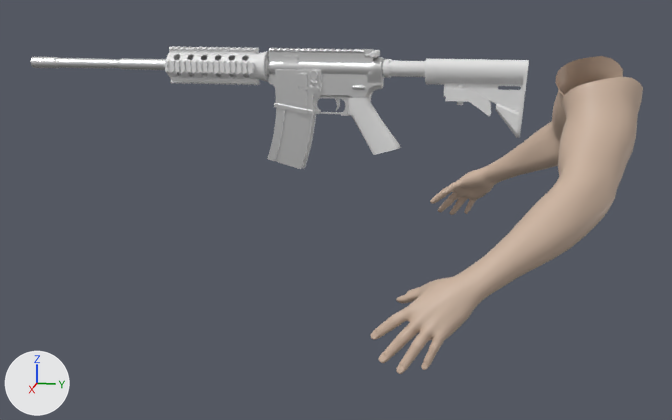
One commit to the FBX model Assets/Models/Weapons/m4ar/anim/m4ar_anims.fbx: the scene before it, then after it.
Before and after are seen from a 50 mm camera at (2.325, -0.056, 0.968) aimed at (0.007, -0.519, 0.389). The axes (+X, +Y, +Z) are drawn at lower left. The lights are the same throughout. Where no turn or scale is listed for an object, it has been applied to the vertices.

The older version as bpy lines, for what is in view:
```python
ob_arms = bpy.data.objects.new('Arms', me_basiccharacter_body_001)
ob_arms.location = (0.0, 0.111, 0.799)
ob_base = bpy.data.objects.new('base', me_grip_low_grip_low_001)
ob_base.location = (-0.195, -0.453, 0.503)
ob_boltlever = bpy.data.objects.new('boltLever', me_boltlever_low_boltlever_low_001)
ob_boltlever.location = (-0.195, -0.453, 0.503)
ob_clip = bpy.data.objects.new('clip', me_clip_low_clip_low_001)
ob_clip.location = (-0.195, -0.453, 0.503)
ob_fireselect = bpy.data.objects.new('fireSelect', me_fireselect_low_fireselect_low_001)
ob_fireselect.location = (-0.195, -0.453, 0.503)
ob_stock = bpy.data.objects.new('stock', me_stock_low_stock_low_001)
ob_stock.location = (-0.195, -0.453, 0.503)
```
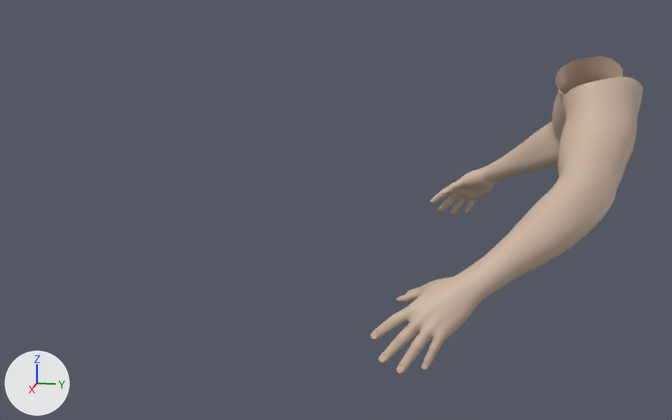
What differs and where, as boxes (x1, y1, x2, y2) in the pictures (672 x 420 px):
```json
{"object": "base", "change": "deleted", "before": [31, 46, 426, 155]}
{"object": "stock", "change": "deleted", "before": [425, 59, 529, 138]}
{"object": "clip", "change": "deleted", "before": [267, 108, 316, 169]}
{"object": "boltLever", "change": "deleted", "before": [365, 50, 380, 58]}
{"object": "fireSelect", "change": "deleted", "before": [349, 84, 365, 91]}
```

Edits to the scene script, one JSON object a line:
```json
{"op": "remove", "block": "ob_base", "code": ["ob_base = bpy.data.objects.new('base', me_grip_low_grip_low_001)", "ob_base.location = (-0.195, -0.453, 0.503)"]}
{"op": "remove", "block": "ob_boltlever", "code": ["ob_boltlever = bpy.data.objects.new('boltLever', me_boltlever_low_boltlever_low_001)", "ob_boltlever.location = (-0.195, -0.453, 0.503)"]}
{"op": "remove", "block": "ob_fireselect", "code": ["ob_fireselect = bpy.data.objects.new('fireSelect', me_fireselect_low_fireselect_low_001)", "ob_fireselect.location = (-0.195, -0.453, 0.503)"]}
{"op": "remove", "block": "ob_clip", "code": ["ob_clip = bpy.data.objects.new('clip', me_clip_low_clip_low_001)", "ob_clip.location = (-0.195, -0.453, 0.503)"]}
{"op": "remove", "block": "ob_stock", "code": ["ob_stock = bpy.data.objects.new('stock', me_stock_low_stock_low_001)", "ob_stock.location = (-0.195, -0.453, 0.503)"]}
```
